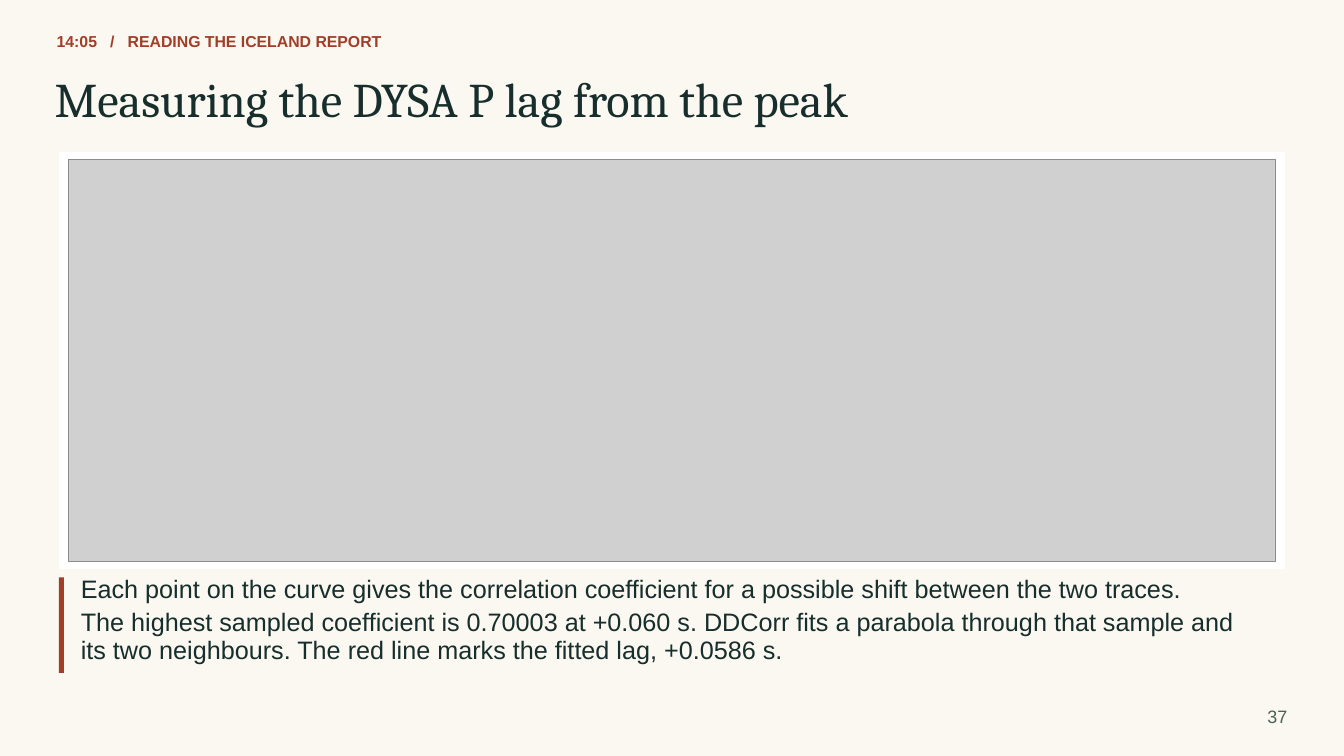
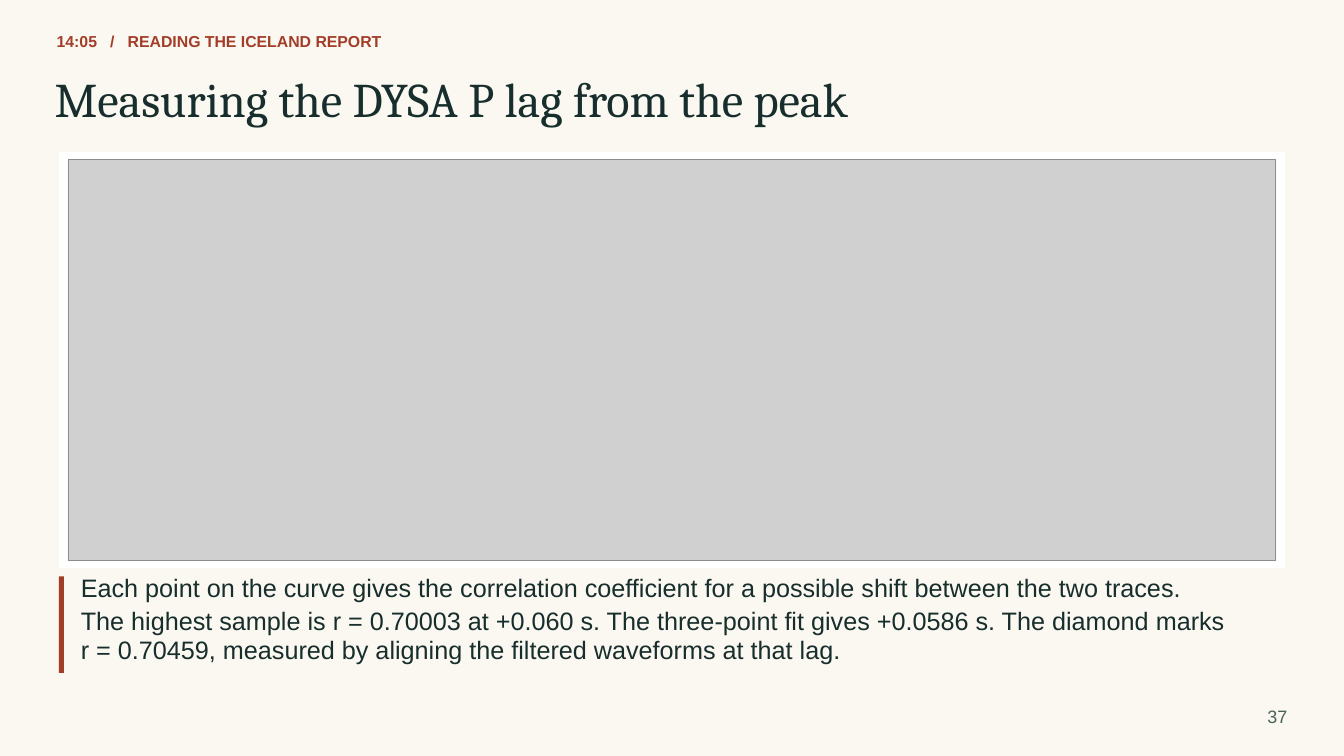
Before and after one commit to eliasrh/DDCorr.jl, a slide deck: slide 37 of teaching/DDCorr_minicourse.pptx. Drawn at 1344x756 pixels with LibreOffice and Linux fonts; fonts in the diff are those of the drawing; grey boxes stand for pictures. Boxes give left, top, right and bottom in pixels: in the first picture for what was removed or moved away, otherwise in the second. Text is boxed around its words. In the diff, an @@ line names an element or a change of style, - is before the commit and + after.

```diff
--- a/teaching/DDCorr_minicourse.pptx
+++ b/teaching/DDCorr_minicourse.pptx
@@ text at <box>81,611,1225,636</box>: text changed @@
-The highest sampled coefficient is 0.70003 at +0.060 s. DDCorr fits a parabola through that sample and
+The highest sample is r = 0.70003 at +0.060 s. The three-point fit gives +0.0586 s. The diamond marks
@@ text at <box>81,640,841,664</box>: text changed @@
-its two neighbours. The red line marks the fitted lag, +0.0586 s.
+r = 0.70459, measured by aligning the filtered waveforms at that lag.
```
Also in this commit, not shown: 16 other slides changed, 20 other files.
